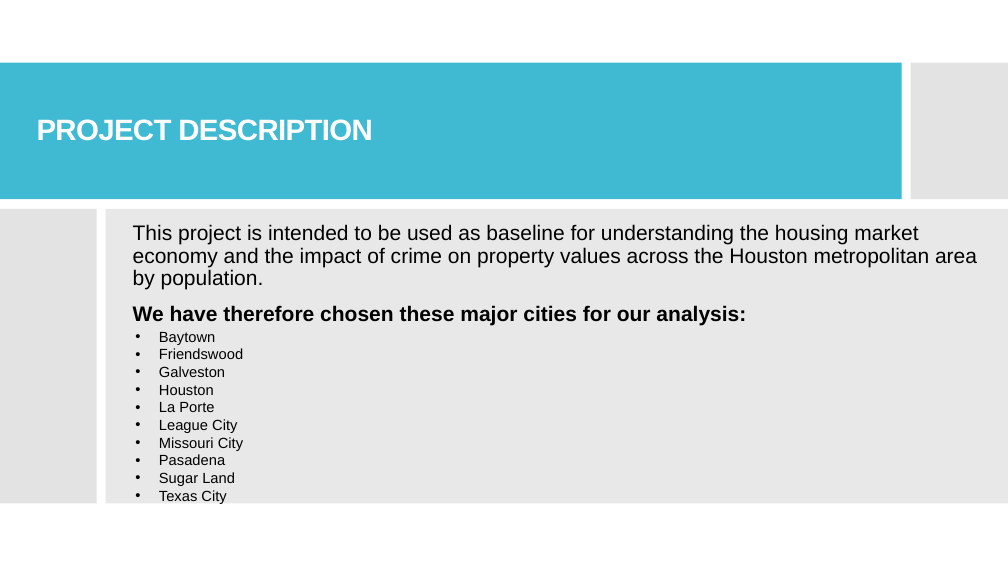
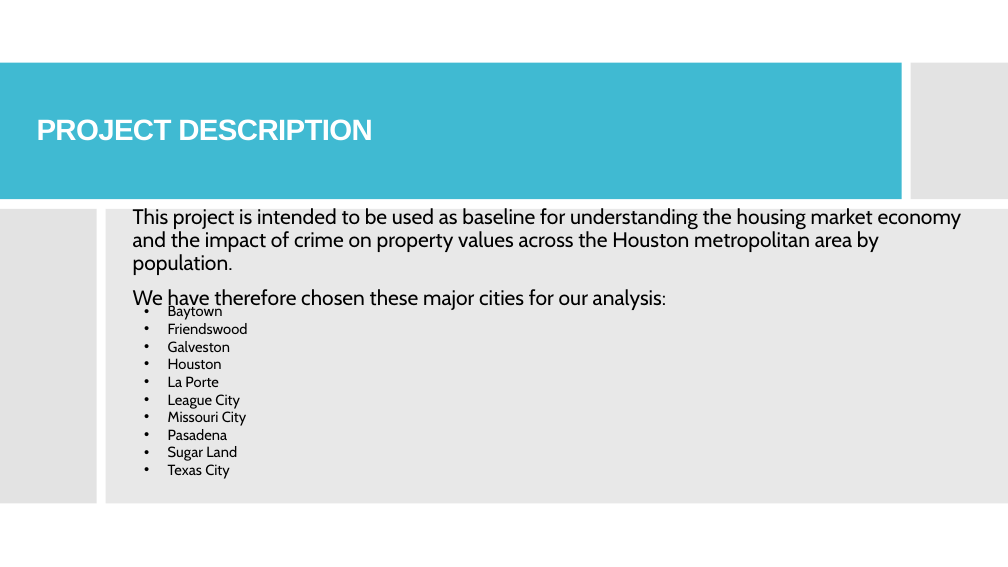
Before and after one commit to andresocorro/project_1, a slide deck: slide 2 of Presentation/final draft.pptx. Drawn at 1008x567 pixels with LibreOffice and Linux fonts; fonts in the diff are those of the drawing. Boxes give left, top, right and bottom in pixels: in the first picture for what was removed or moved away, otherwise in the second. Text is boxed around its words. In the diff, an @@ line names an element or a change of style, - is before the commit and + after.

```diff
--- a/Presentation/final draft.pptx
+++ b/Presentation/final draft.pptx
@@ text "This project is intended to ...": place and size @@
-text "This project is intended to ..." at box(133, 224, 977, 325)
+text "This project is intended to ..." at box(133, 208, 962, 311)
@@ text "This project is intended to ..." at box(133, 208, 962, 311): font Arial to Cabin; bold off in "We have therefore chosen these major cities ..." @@
@@ text "Baytown": place and size @@
-text "Baytown" at box(159, 332, 243, 504)
+text "Baytown" at box(168, 304, 248, 479)
@@ text "Baytown" at box(168, 304, 248, 479): font Arial to Cabin @@
```
Also in this commit, not shown: 8 other slides changed, 2 slides added, 5 slides removed, 1 other file.
